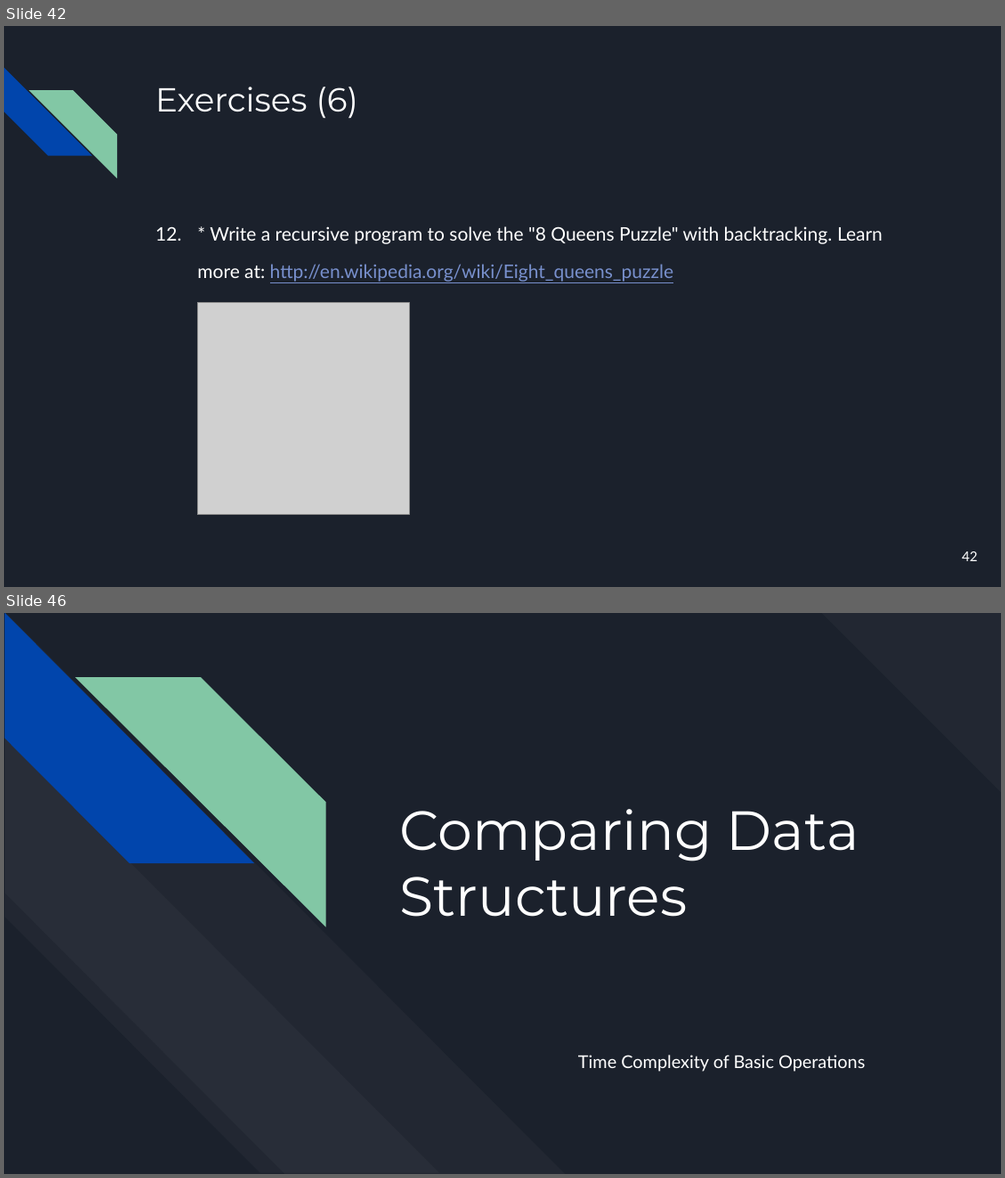
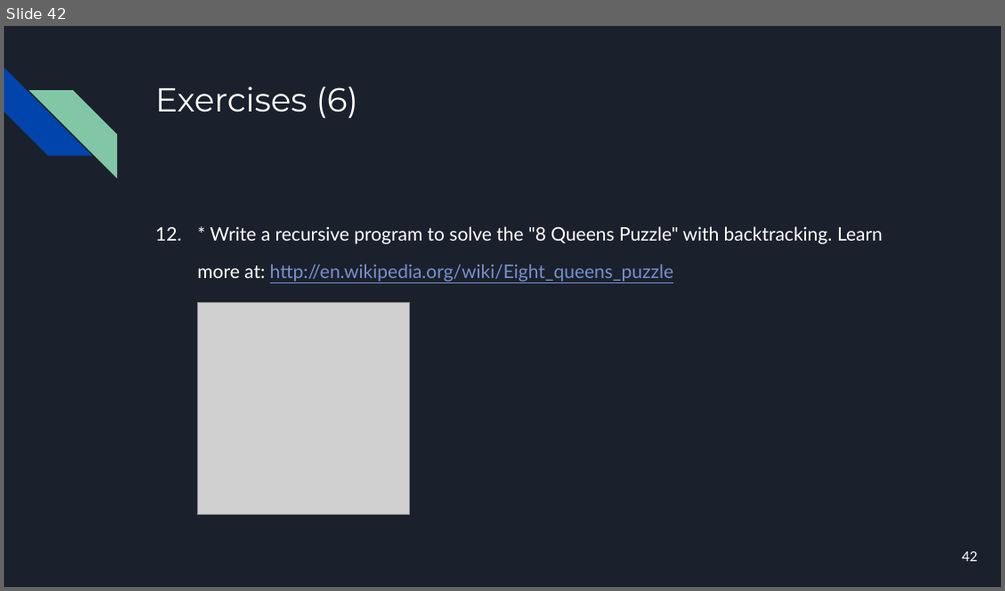
Before and after one commit to bulhard/DSA2022, a slide deck: _Presentations/08 Recursion.pptx. Shown one above the other, each under a label of ours: slides 42 and 46 before the commit, slide 42 after it; the slides between them are not shown. The pictures are 1005x1178 and 1005x591 pixels, drawn with LibreOffice and Linux fonts; fonts in the diff are those of the drawing; grey boxes stand for pictures. Boxes give left, top, right and bottom in pixels: in the first picture for what was removed or moved away, otherwise in the second. Text is boxed around its words. In the diff, an @@ line names an element or a change of style, - is before the commit and + after.

```diff
--- a/_Presentations/08 Recursion.pptx
+++ b/_Presentations/08 Recursion.pptx
@@ slide 46 removed at (4, 613, 1001, 1174), background #1B212C @@
@@ diag stripe removed at (822, 613, 1001, 793) @@
@@ group removed at (4, 613, 566, 1173): 4 diag stripes @@
@@ title removed at (399, 809, 859, 916) @@
-Comparing Data Structures
@@ subtitle removed at (578, 1054, 865, 1071) @@
-Time Complexity of Basic Operations
```
Also in this commit, not shown: 12 other slides removed.
